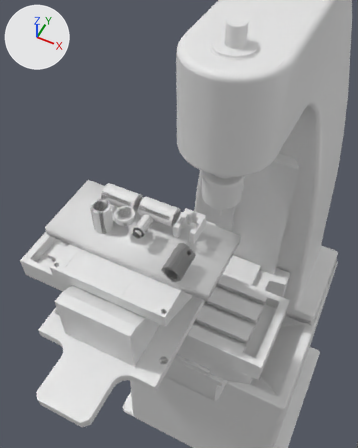
Renders of the Blender file CNC3Axis/CNC3Axis.blend from each side of a commit.
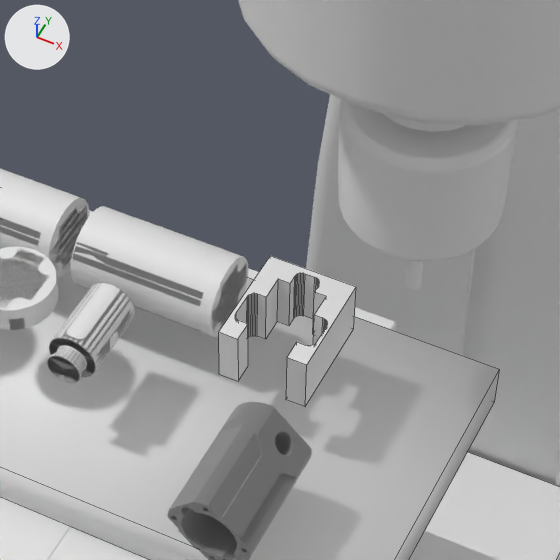
Each version appears first from a camera (50 mm lens) standing at (181.0, -696.0, 1560.0) and looking at (-54.0, -227.0, 974.0), and next in a close-up on the part from 34% to 71% of the width and 33% to 63% of the height. The lights are fixed; the arrows at upper left show +X, +Y and +Z. The first two pictures are the older version. The close-ups show mesh edges as thin lines.

Before the edit, the objects in view are built like this:
```python
me_fixture_foil_d1 = bpy.data.meshes.new('Fixture.Foil.D1')
me_fixture_foil_d1.from_pydata(...)  # 136 vertices, 70 faces; spans x -18.0..18.0, y -43.5..0.0, z -24.0..0.0
me_fixture_foil_d1.polygons.foreach_set('use_smooth', [True] * 70)
me_foil_base = bpy.data.meshes.new('Foil.Base')
me_foil_base.from_pydata(...)  # a box spanning x -150.0..150.0, y -30.0..100.0, z 0.0..20.0
me_foil_base.polygons.foreach_set('use_smooth', [True] * 6)
me_product_b = bpy.data.meshes.new('Product.B')
me_product_b.from_pydata(...)  # 1628 vertices, 1492 faces; spans x -12.5..12.5, y -15.0..15.0, z -1.0..11.0
me_product_b.materials.append(mat_mat_0_003)  # light grey #cccccc
ob_fixture_foil_d1 = bpy.data.objects.new('Fixture.Foil.D1', me_fixture_foil_d1)
ob_fixture_foil_d1.parent = ob_foil_group
ob_fixture_foil_d1.matrix_parent_inverse = Matrix(((1.0, 0.0, 0.0, 117.0), (0.0, 1.0, 0.0, 273.0), (0.0, 0.0, 1.0, -915.0), (0.0, 0.0, 0.0, 1.0)))
ob_fixture_foil_d1.location = (-37.0, -200.0, 984.0)
ob_foil_base = bpy.data.objects.new('Foil.Base', me_foil_base)
ob_foil_base.parent = ob_foil_group
ob_foil_base.matrix_parent_inverse = Matrix(((1.0, 0.0, 0.0, 100.0), (0.0, 1.0, 0.0, 275.0), (0.0, 0.0, 1.0, -914.0), (0.0, 0.0, 0.0, 1.0)))
ob_foil_base.location = (-100.0, -275.0, 914.0)
ob_product_b_002 = bpy.data.objects.new('Product.B.002', me_product_b)
ob_product_b_002.parent = ob_foil_group
ob_product_b_002.matrix_parent_inverse = Matrix(((1.0, 0.0, 0.0, 120.0), (0.0, 1.0, 0.0, 275.0), (0.0, 0.0, 1.0, -914.0), (0.0, 0.0, 0.0, 1.0)))
ob_product_b_002.location = (-151.0, -215.0, 967.0)
ob_product_b_002.rotation_euler = (0.0, 1.571, 0.0)  # degrees (0, 90, 0)
# also in view: 'Product.A.004' at (-102.0, -212.0, 968.0); 'Product.B.003' at (-72.0, -213.0, 968.0); 'Kokubo.AxisZ' at (0.0, -154.0, 568.0); 'Foil.AB2' at (-96.0, -213.0, 968.0); 'Product.D.001' at (-102.0, -259.0, 974.0)
```
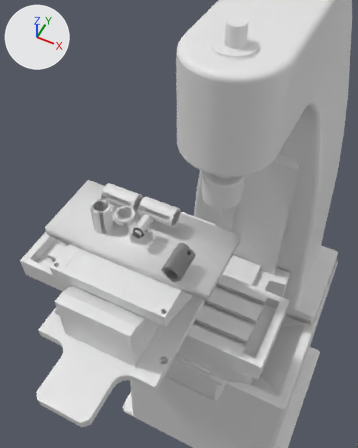
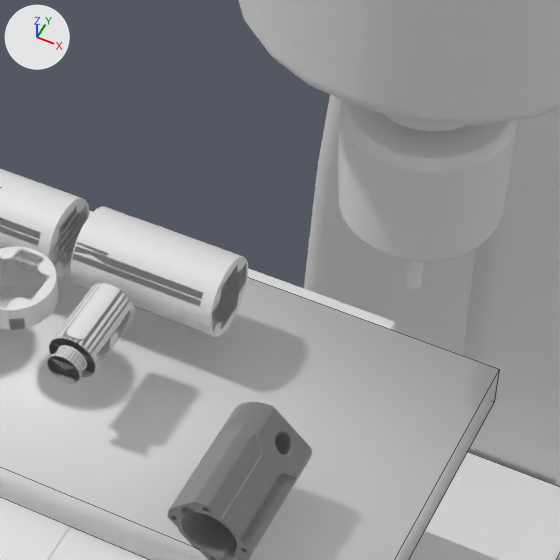
Edits to the scene script, one JSON object a line:
```json
{"op": "remove", "block": "ob_fixture_foil_d1", "code": ["ob_fixture_foil_d1 = bpy.data.objects.new('Fixture.Foil.D1', me_fixture_foil_d1)", "ob_fixture_foil_d1.parent = ob_foil_group", "ob_fixture_foil_d1.matrix_parent_inverse = Matrix(((1.0, 0.0, 0.0, 117.0), (0.0, 1.0, 0.0, 273.0), (0.0, 0.0, 1.0, -915.0), (0.0, 0.0, 0.0, 1.0)))", "ob_fixture_foil_d1.location = (-37.0, -200.0, 984.0)"]}
```

What differs and where, as boxes (x1, y1, x2, y2) in the close-ups (560 x 560 px):
```json
{"object": "Fixture.Foil.D1", "change": "deleted", "before": [219, 256, 356, 407]}
{"object": "AxisZ.Base", "change": "unchanged, uncovered by the edit", "before": [90, 211, 396, 331], "after": [90, 211, 396, 331]}
```
